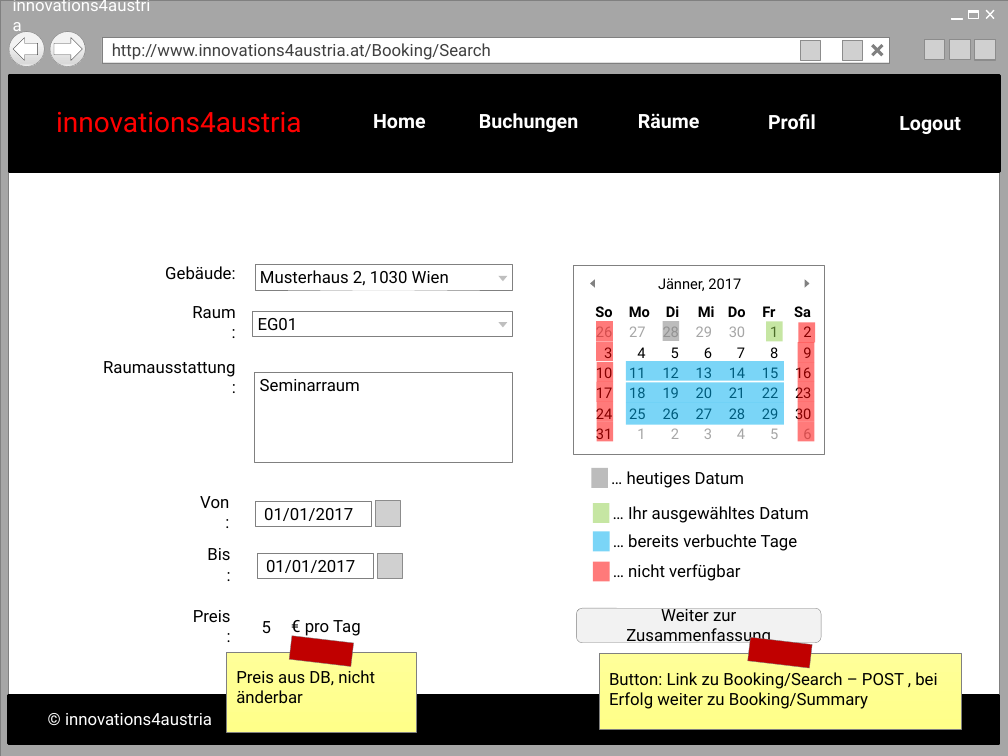
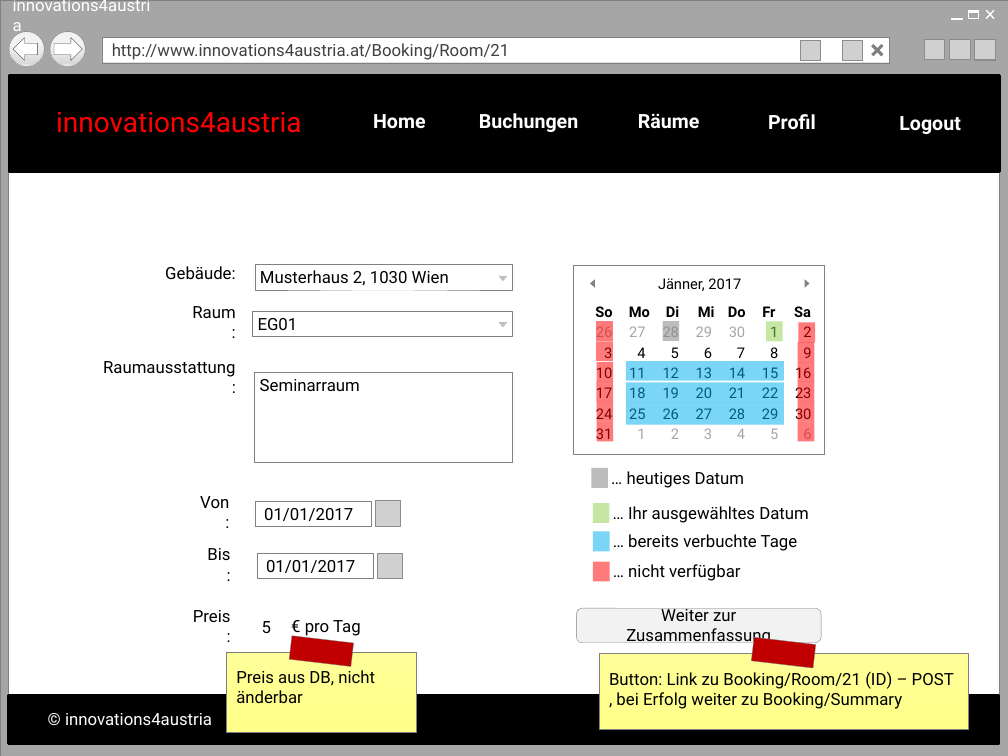
Before and after one commit to marcowurzenberger/ITIN20LAP, a slide deck: slide 5 of Mockup.pptx. Drawn at 1008x756 pixels with LibreOffice and Linux fonts; fonts in the diff are those of the drawing; grey boxes stand for pictures; background and template pictures are left out. Boxes give left, top, right and bottom in pixels: in the first picture for what was removed or moved away, otherwise in the second. Text is boxed around its words. In the diff, an @@ line names an element or a change of style, - is before the commit and + after.

Commit message:
Mockup innovations4austria
Weiter am Mockup gearbeitet

```diff
--- a/Mockup.pptx
+++ b/Mockup.pptx
@@ text in rectangle at [112, 43, 510, 60]: text changed @@
-http://www.innovations4austria.at/Booking/Search
+http://www.innovations4austria.at/Booking/Room/21
@@ rectangle "Button: Link zu Booking/Room/21 (ID) ...": place and size @@
-rectangle "Button: Link zu Booking/Room/21 (ID) ..." at [599, 653, 961, 729]
+rectangle "Button: Link zu Booking/Room/21 (ID) ..." at [599, 653, 968, 729]
@@ rectangle: place and size @@
-rectangle at [748, 638, 813, 669]
+rectangle at [752, 638, 817, 669]
@@ text in rectangle at [609, 671, 954, 709]: text changed @@
-Button: Link zu Booking/Search – POST , bei Erfolg weiter zu Booking/Summary
+Button: Link zu Booking/Room/21 (ID) – POST , bei Erfolg weiter zu Booking/Summary
```
Also in this commit, not shown: 2 other slides changed, 1 slide added.
